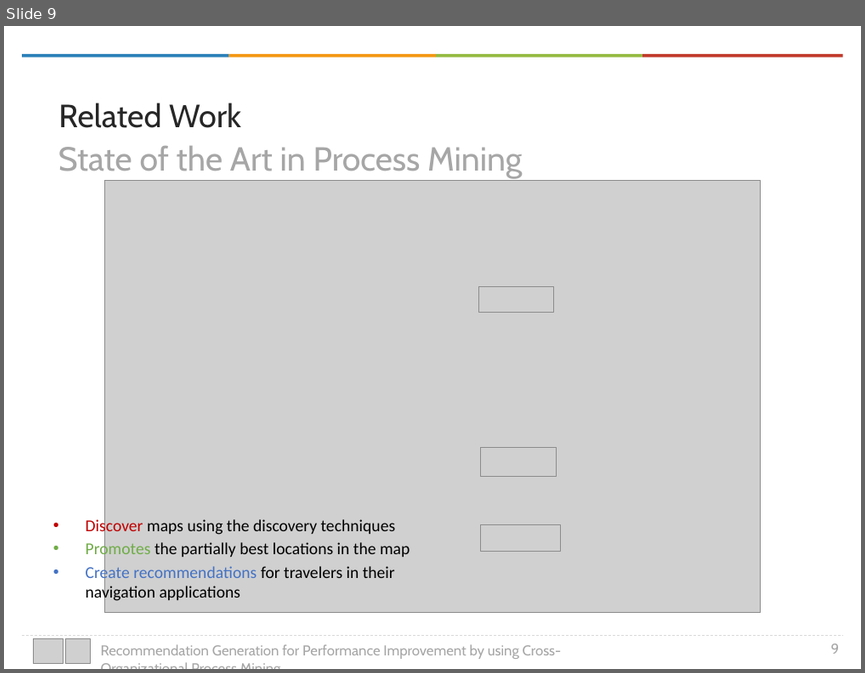
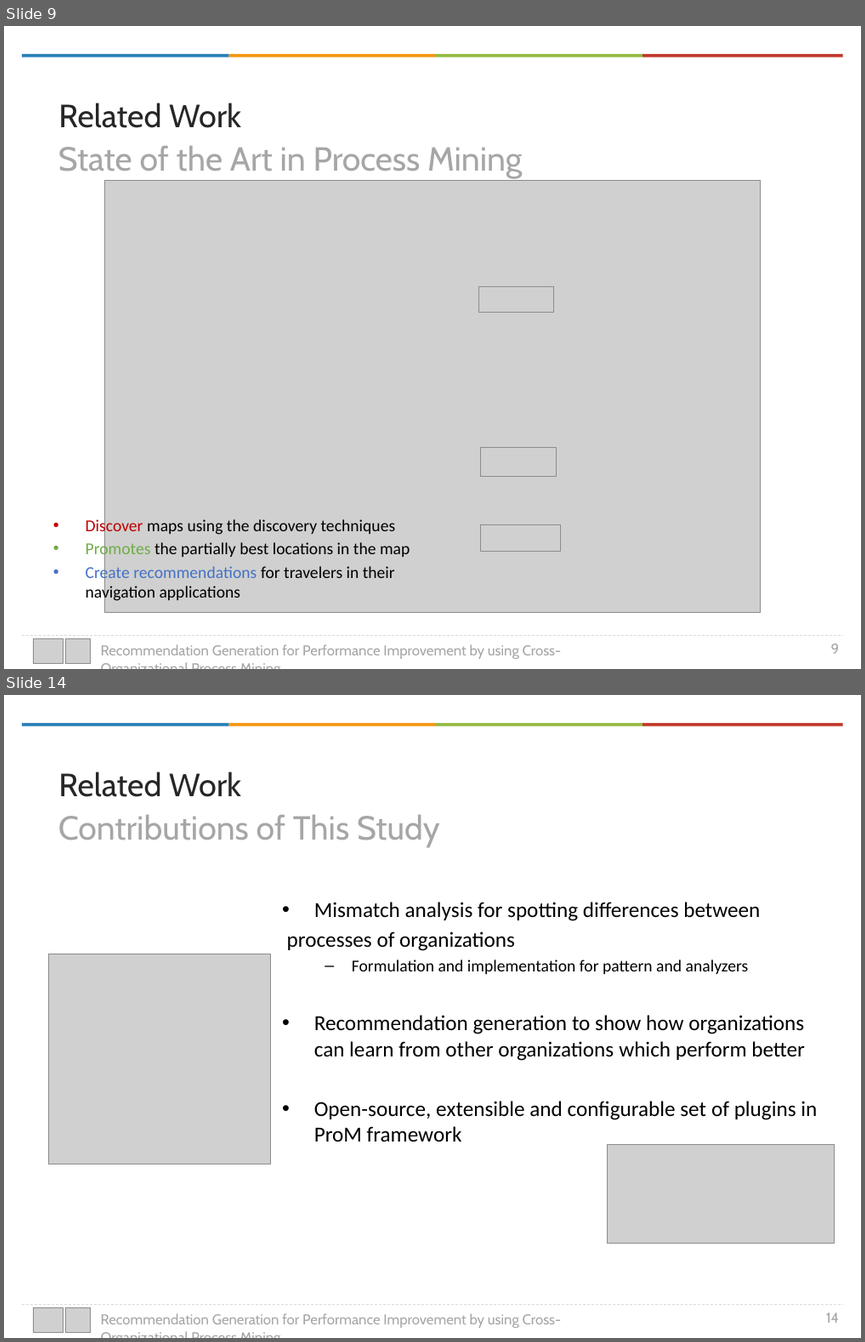
Before and after one commit to onuryilmaz/cross-org-proc-min-thesis, a slide deck: presentation.pptx. Shown one above the other, each under a label of ours: slide 9 before the commit, slides 9 and 14 after it; the slides between them are not shown. The pictures are 865x673 and 865x1342 pixels, drawn with LibreOffice and Linux fonts; fonts in the diff are those of the drawing; grey boxes stand for pictures; background and template pictures are left out. Boxes give left, top, right and bottom in pixels: in the first picture for what was removed or moved away, otherwise in the second. Text is boxed around its words. In the diff, an @@ line names an element or a change of style, - is before the commit and + after.

```diff
--- a/presentation.pptx
+++ b/presentation.pptx
@@ slide 14 added at [4,695,861,1338], background picture (left out) @@
@@ group added at [22,723,843,726]: 4 rectangles @@
@@ text added at [58,771,241,797], 27 pt, text #262626 @@
+Related Work
@@ text added at [58,815,440,847], 28 pt, text #A6A6A6 @@
+Contributions of This Study
@@ text added at [287,902,817,1141], 18 pt, text #000000 @@
+• Mismatch analysis for spotting differences between
+processes of organizations
+  – Formulation and implementation for pattern and analyzers
+• Recommendation generation to show how organizations can learn from other organizations which perform better
+• Open-source, extensible and configurable set of plugins in ProM framework
@@ picture added at [48,953,270,1163] @@
@@ picture added at [608,1144,834,1242] @@
@@ group added at [22,1304,843,1333]: 2 pictures, 1 line, 1 page number, 1 text @@
+14
+Recommendation Generation for Performance Improvement by using Cross-Organizational Process Mining
```
Also in this commit, not shown: 18 slides changed, 14 other slides added, 25 other files.
